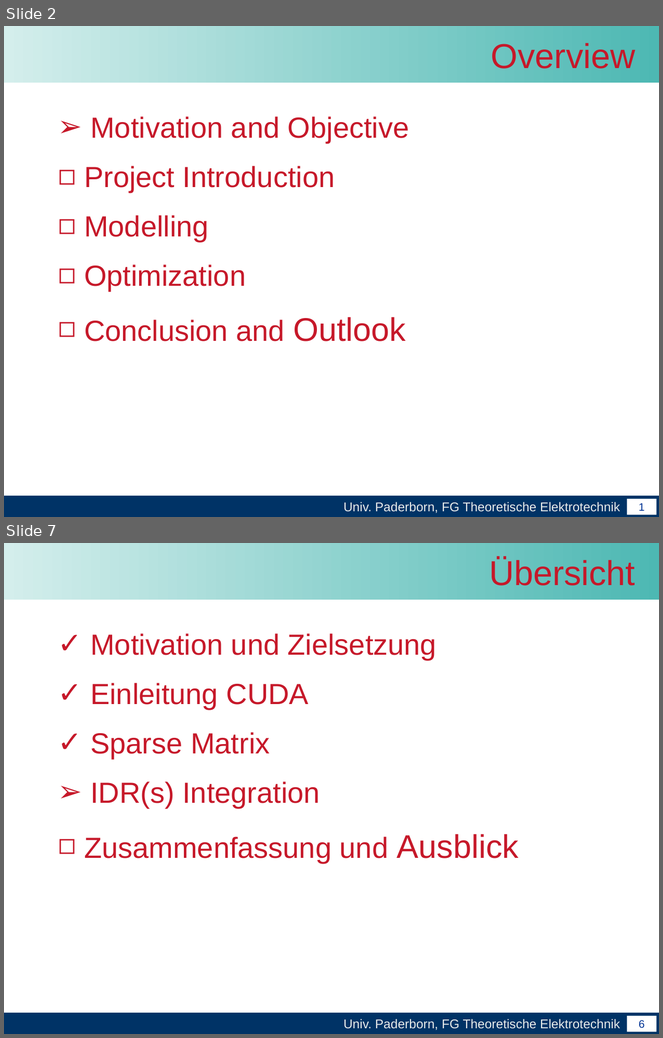
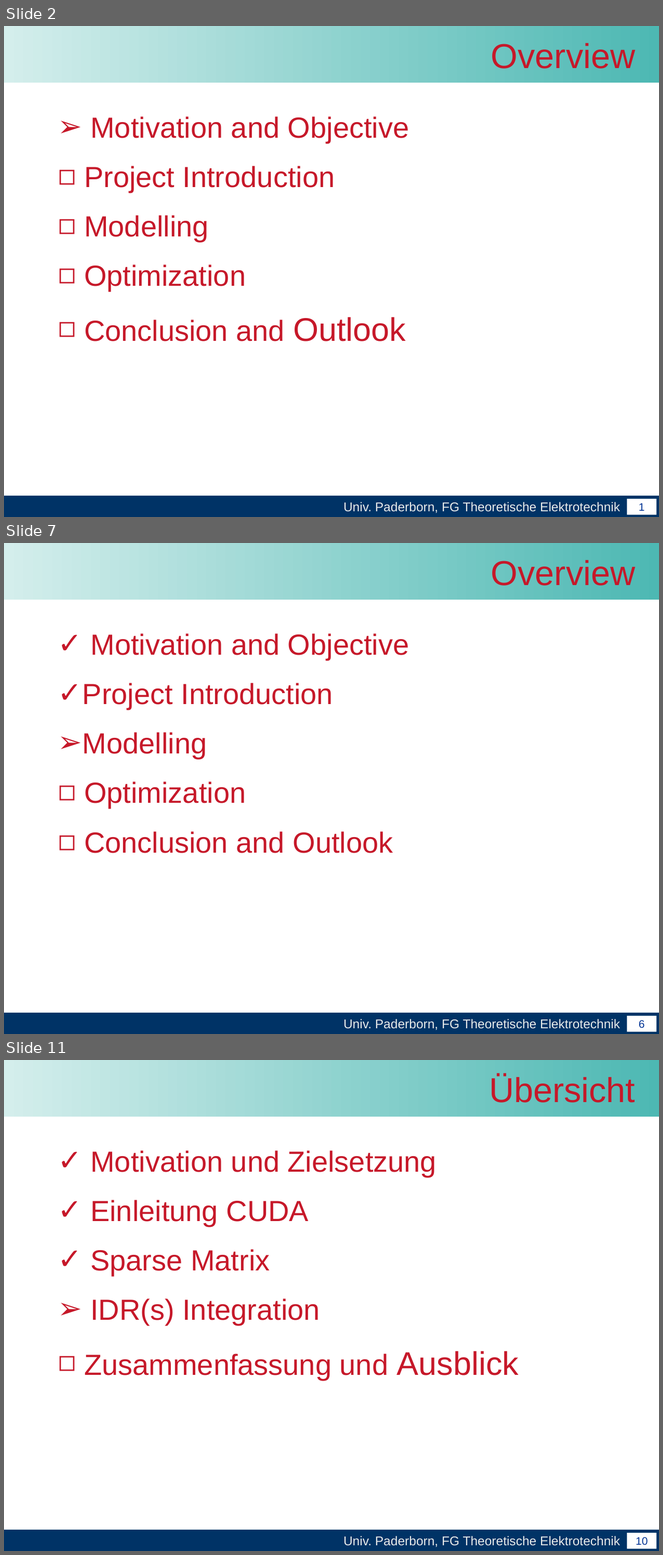
Before and after one commit to leonard117/arbeittet, a slide deck: Master_arbeit/word/Abschlussvortrag der Masterarbeit.pptx. Shown one above the other, each under a label of ours: slides 2 and 7 before the commit, slides 2, 7 and 11 after it; the slides between them are not shown. The pictures are 663x1038 and 663x1555 pixels, drawn with LibreOffice and Linux fonts; fonts in the diff are those of the drawing; background and template pictures are left out. Boxes give left, top, right and bottom in pixels: in the first picture for what was removed or moved away, otherwise in the second. Text is boxed around its words. In the diff, an @@ line names an element or a change of style, - is before the commit and + after.

```diff
--- a/Master_arbeit/word/Abschlussvortrag der Masterarbeit.pptx
+++ b/Master_arbeit/word/Abschlussvortrag der Masterarbeit.pptx
@@ slide 7 added at (4, 543, 659, 1034), background #FFFFFF; not listed: 4 template elements that a slide beside it also shows @@
@@ title added at (491, 560, 635, 586), 38 pt, text #C61829 @@
+Overview
@@ text added at (83, 633, 409, 853), 32 pt, text #C61829 @@
+✓ Motivation and Objective
+✓ Project Introduction
+➢ Modelling
+◻ Optimization
+◻ Conclusion and Outlook
@@ what was slide 7 is now slide 11 @@
@@ page number at (636, 1537, 648, 1546): text changed @@
-6
+10
```
Also in this commit, not shown: 2 slides changed, 5 other slides added, 2 slides removed.
